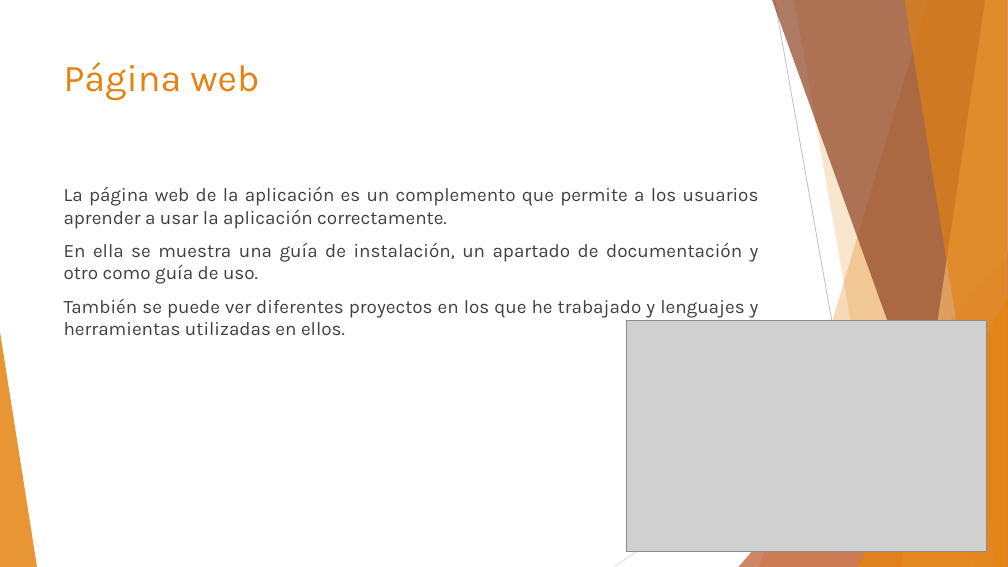
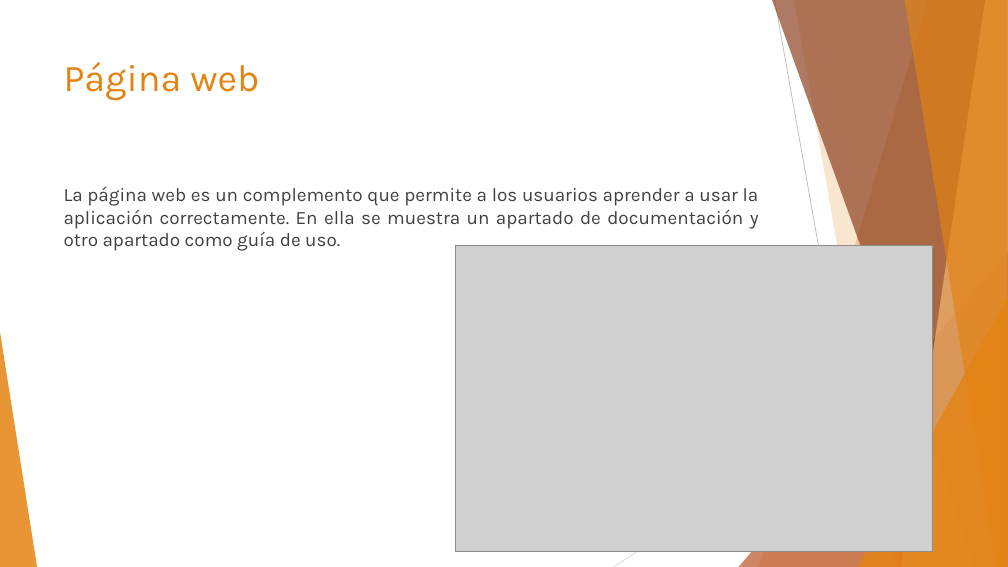
Before and after one commit to BEAMONDO/TFG_DAM2, a slide deck: slide 11 of Presentacion Library Manager - David Beamonde.pptx. Drawn at 1008x567 pixels with LibreOffice and Linux fonts; fonts in the diff are those of the drawing; grey boxes stand for pictures. Boxes give left, top, right and bottom in pixels: in the first picture for what was removed or moved away, otherwise in the second. Text is boxed around its words. In the diff, an @@ line names an element or a change of style, - is before the commit and + after.

```diff
--- a/Presentacion Library Manager - David Beamonde.pptx
+++ b/Presentacion Library Manager - David Beamonde.pptx
@@ text at (x1=64, y1=186, x2=759, y2=251): text changed @@
-La página web de la aplicación es un complemento que permite a los usuarios aprender a usar la aplicación correctamente.
-En ella se muestra una guía de instalación, un apartado de documentación y otro como guía de uso.
-También se puede ver diferentes proyectos en los que he trabajado y lenguajes y herramientas utilizadas en ellos.
+La página web es un complemento que permite a los usuarios aprender a usar la aplicación correctamente. En ella se muestra un apartado de documentación y otro apartado como guía de uso.
@@ picture resized from (x1=626, y1=321, x2=987, y2=552) to (x1=455, y1=246, x2=932, y2=551) @@
```
Also in this commit, not shown: 2 other slides changed, 2 other files.
